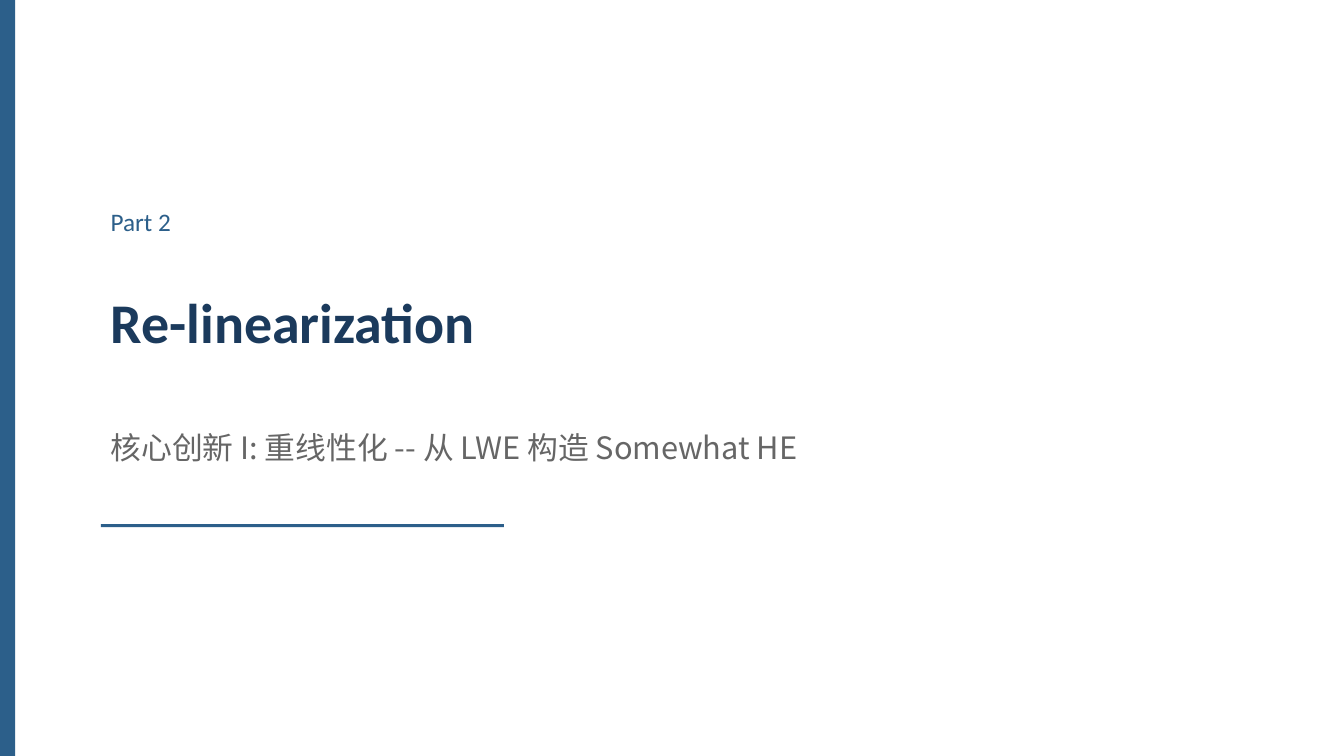
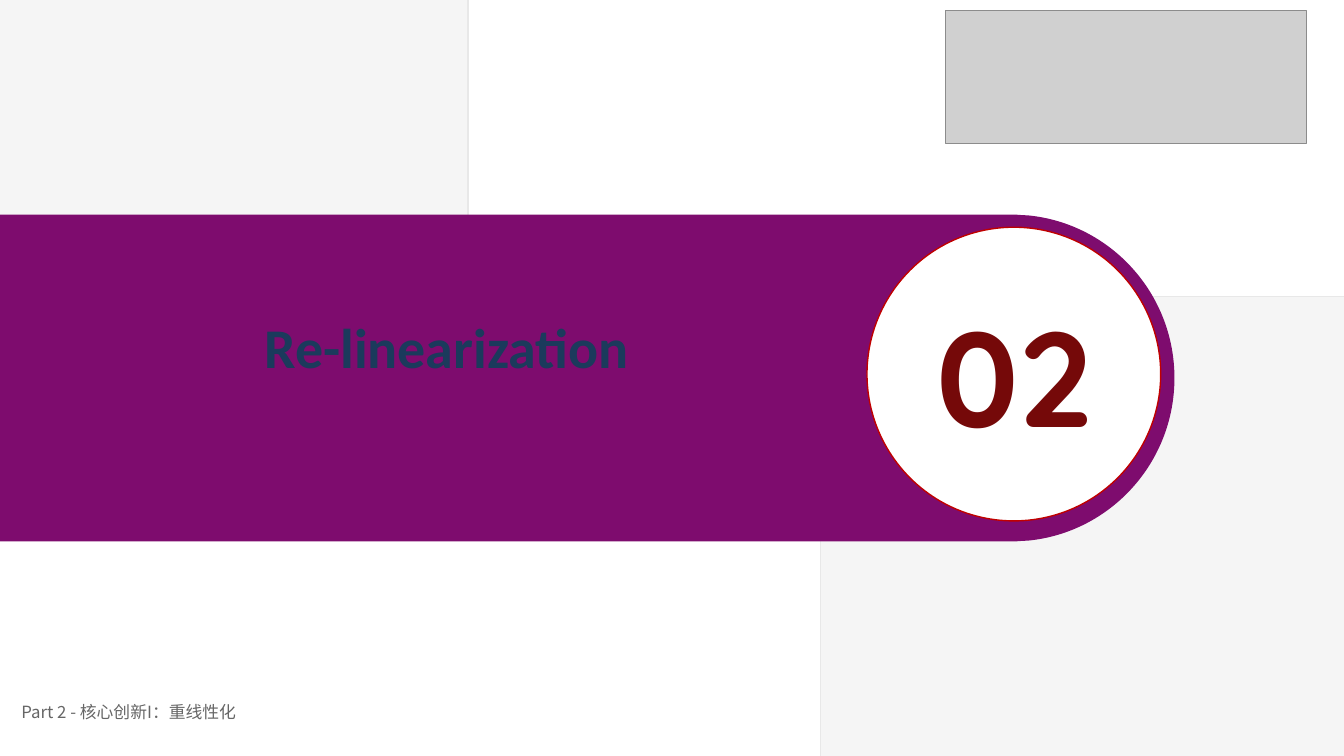
Before and after one commit to 22mouseok-crypto/obsidian-vault, a slide deck: slide 5 of 抗量子密码/论文汇报/FHE_from_LWE_汇报.pptx (slide 7 before the commit). Drawn at 1344x756 pixels with LibreOffice and Linux fonts; fonts in the diff are those of the drawing; grey boxes stand for pictures. Boxes give left, top, right and bottom in pixels: in the first picture for what was removed or moved away, otherwise in the second. Text is boxed around its words. In the diff, an @@ line names an element or a change of style, - is before the commit and + after.

```diff
--- a/抗量子密码/论文汇报/FHE_from_LWE_汇报.pptx
+++ b/抗量子密码/论文汇报/FHE_from_LWE_汇报.pptx
@@ rectangle removed at (0,0,15,756) @@
@@ picture added at (0,0,468,488) @@
@@ rectangle added at (0,0,1344,756), fill #FFFFFF at 80% opacity @@
@@ picture added at (946,11,1307,143) @@
@@ freeform shape added at (0,216,1174,541), fill #7E0C6E, outline #7E0C6E 1 pt @@
@@ text removed at (111,214,171,231) @@
-Part 2
@@ ellipse added at (867,227,1160,520), fill #FFFFFF, outline #C00000 1 pt @@
@@ picture added at (821,296,1344,756) @@
@@ text removed at (111,303,475,344) @@
-Re-linearization
@@ text added at (937,331,1092,429), 96 pt, text #750909, bold @@
+02
@@ rectangle removed at (101,524,504,527) @@
@@ text at (21,704,236,720): text changed; size 22 to 12 pt @@
-核心创新 I: 重线性化 -- 从 LWE 构造 Somewhat HE
+Part 2 - 核心创新I：重线性化
```
Also in this commit, not shown: 5 other slides changed, 11 slides added, 15 slides removed, 1 other file.
